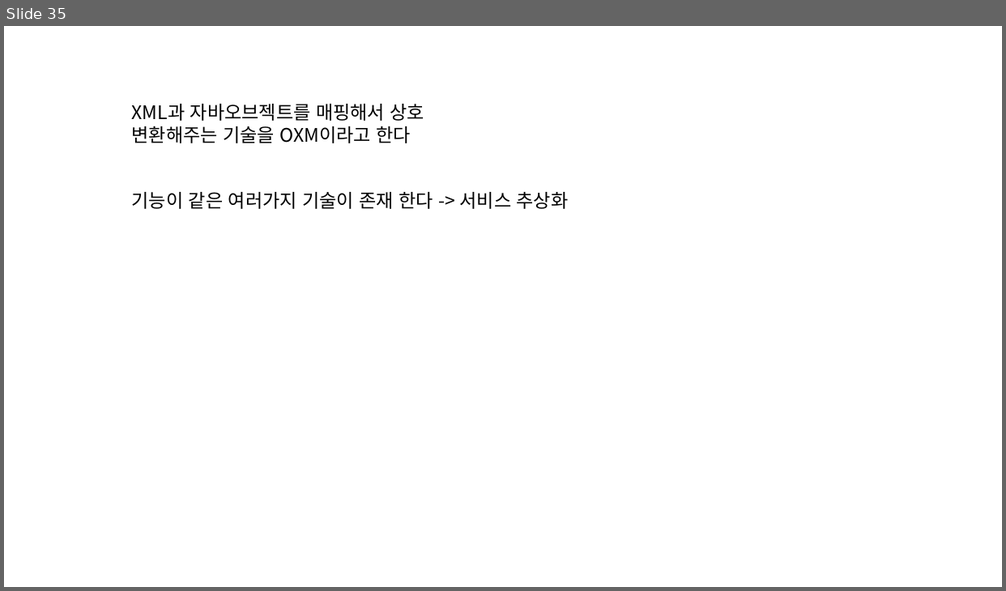
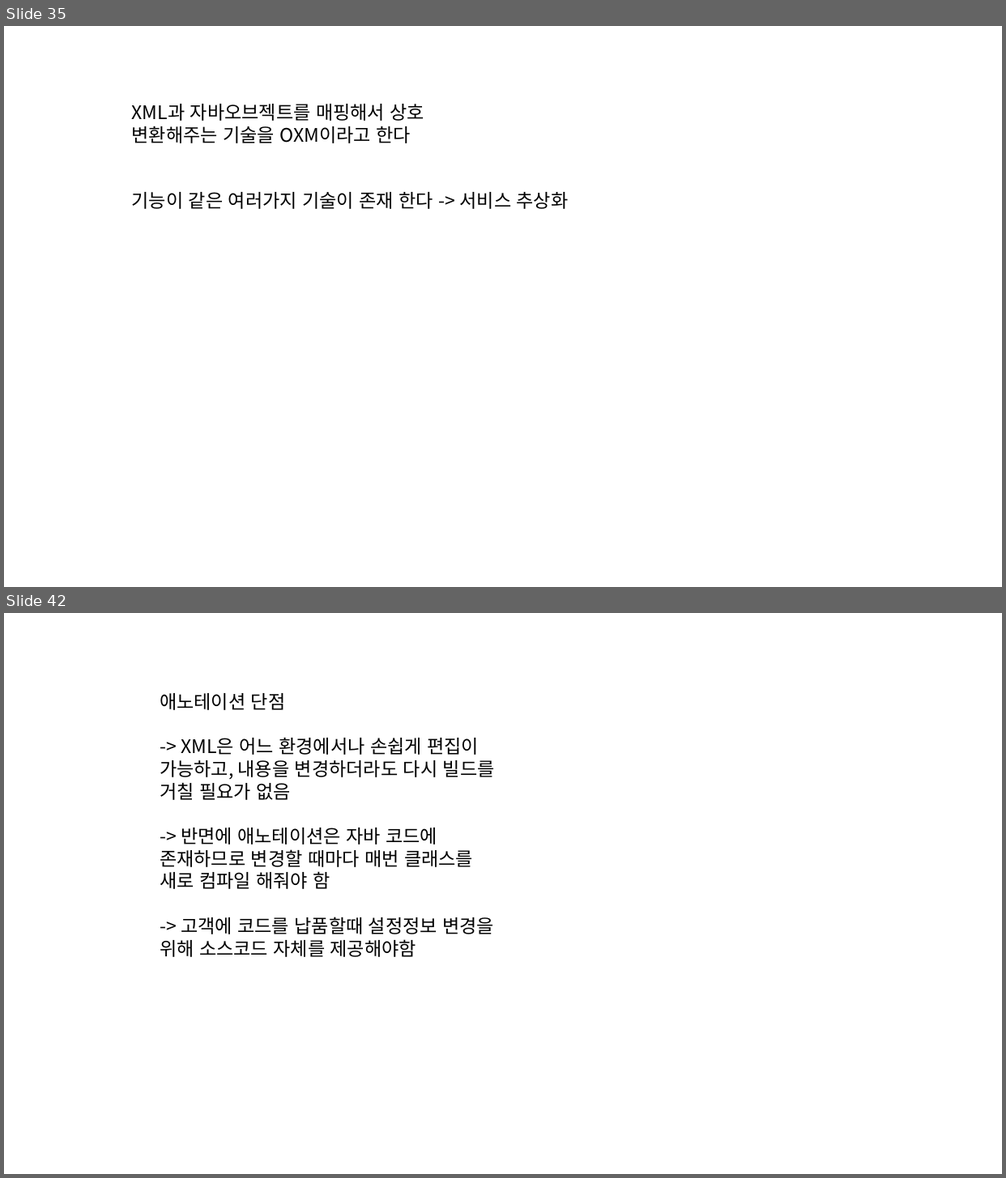
Before and after one commit to eongss/testproject, a slide deck: 프레젠테이션1.pptx. Shown one above the other, each under a label of ours: slide 35 before the commit, slides 35 and 42 after it; the slides between them are not shown. The pictures are 1006x591 and 1006x1178 pixels, drawn with LibreOffice and Linux fonts; fonts in the diff are those of the drawing. Boxes give left, top, right and bottom in pixels: in the first picture for what was removed or moved away, otherwise in the second. Text is boxed around its words. In the diff, an @@ line names an element or a change of style, - is before the commit and + after.

```diff
--- a/프레젠테이션1.pptx
+++ b/프레젠테이션1.pptx
@@ slide 42 added at (4, 613, 1002, 1174), background #FFFFFF @@
@@ text added at (160, 693, 495, 957), 18 pt, text #000000 @@
+애노테이션 단점
+-> XML은 어느 환경에서나 손쉽게 편집이 가능하고, 내용을 변경하더라도 다시 빌드를 거칠 필요가 없음
+-> 반면에 애노테이션은 자바 코드에 존재하므로 변경할 때마다 매번 클래스를 새로 컴파일 해줘야 함
+-> 고객에 코드를 납품할때 설정정보 변경을 위해 소스코드 자체를 제공해야함
```
Also in this commit, not shown: 17 other slides added, 2 slides removed, 1 other file.
